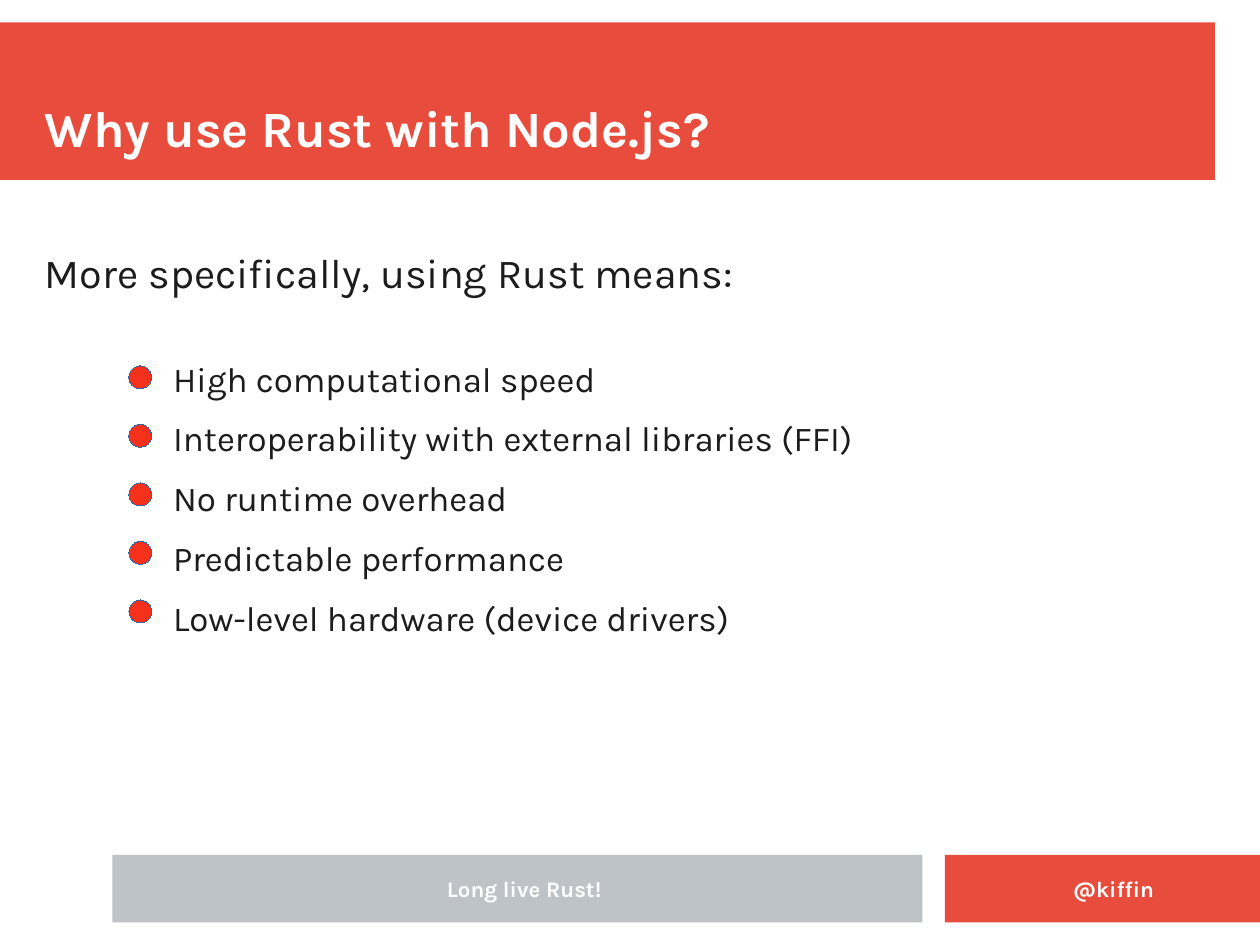
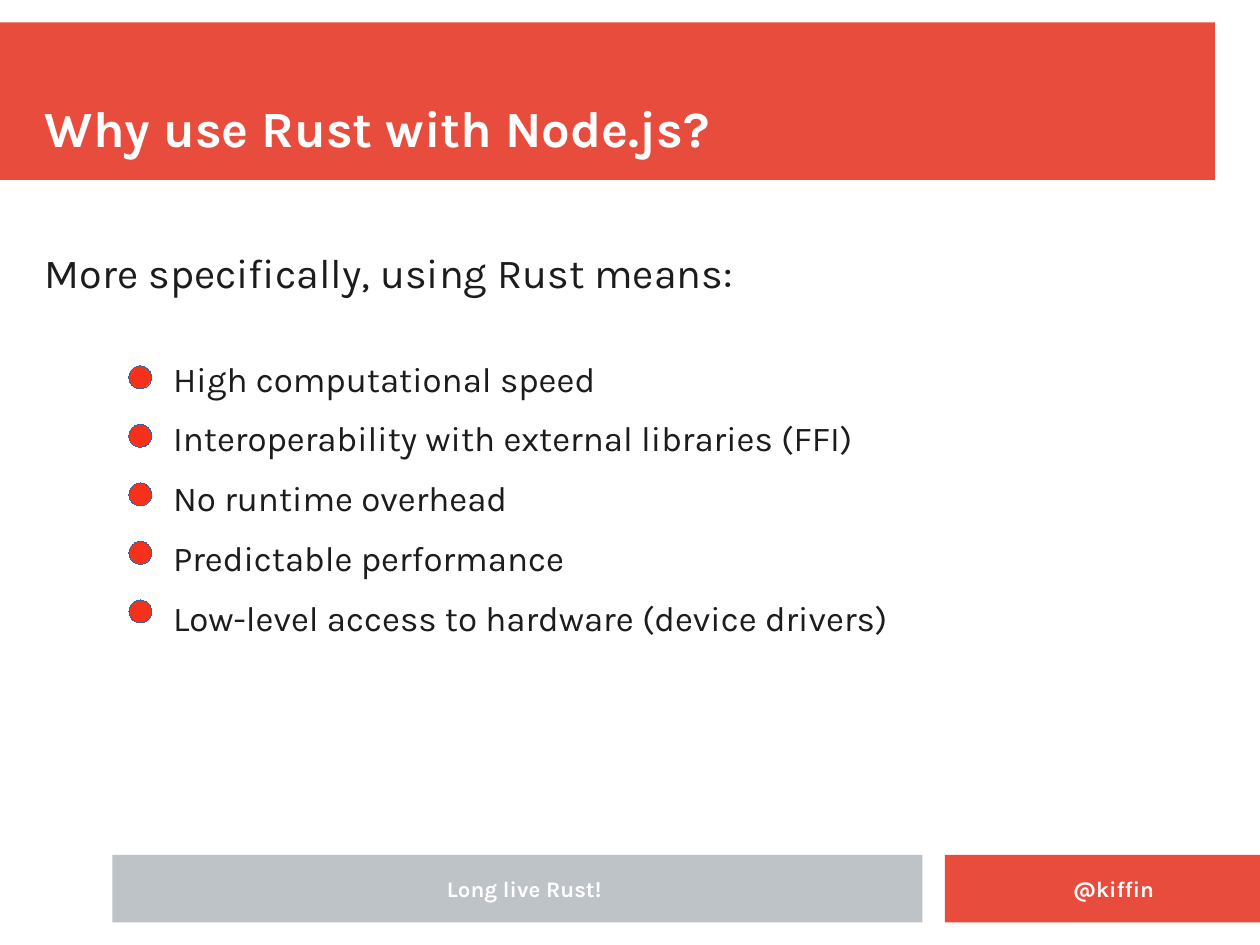
Before and after one commit to kgish/rust-node-addon-template, a slide deck: slide 5 of documents/Embedding-Rust-in-NodeJS-applications.odp. Drawn at 1260x945 pixels with LibreOffice and Linux fonts; fonts in the diff are those of the drawing; background and template pictures are left out. Boxes give left, top, right and bottom in pixels: in the first picture for what was removed or moved away, otherwise in the second. Text is boxed around its words. In the diff, an @@ line names an element or a change of style, - is before the commit and + after.

```diff
--- a/documents/Embedding-Rust-in-NodeJS-applications.odp
+++ b/documents/Embedding-Rust-in-NodeJS-applications.odp
@@ text at box(173, 606, 887, 635): text changed @@
-  Low-level hardware (device drivers)
+  Low-level access to hardware (device drivers)
```
Also in this commit, not shown: 6 other slides changed, 1 other file.
